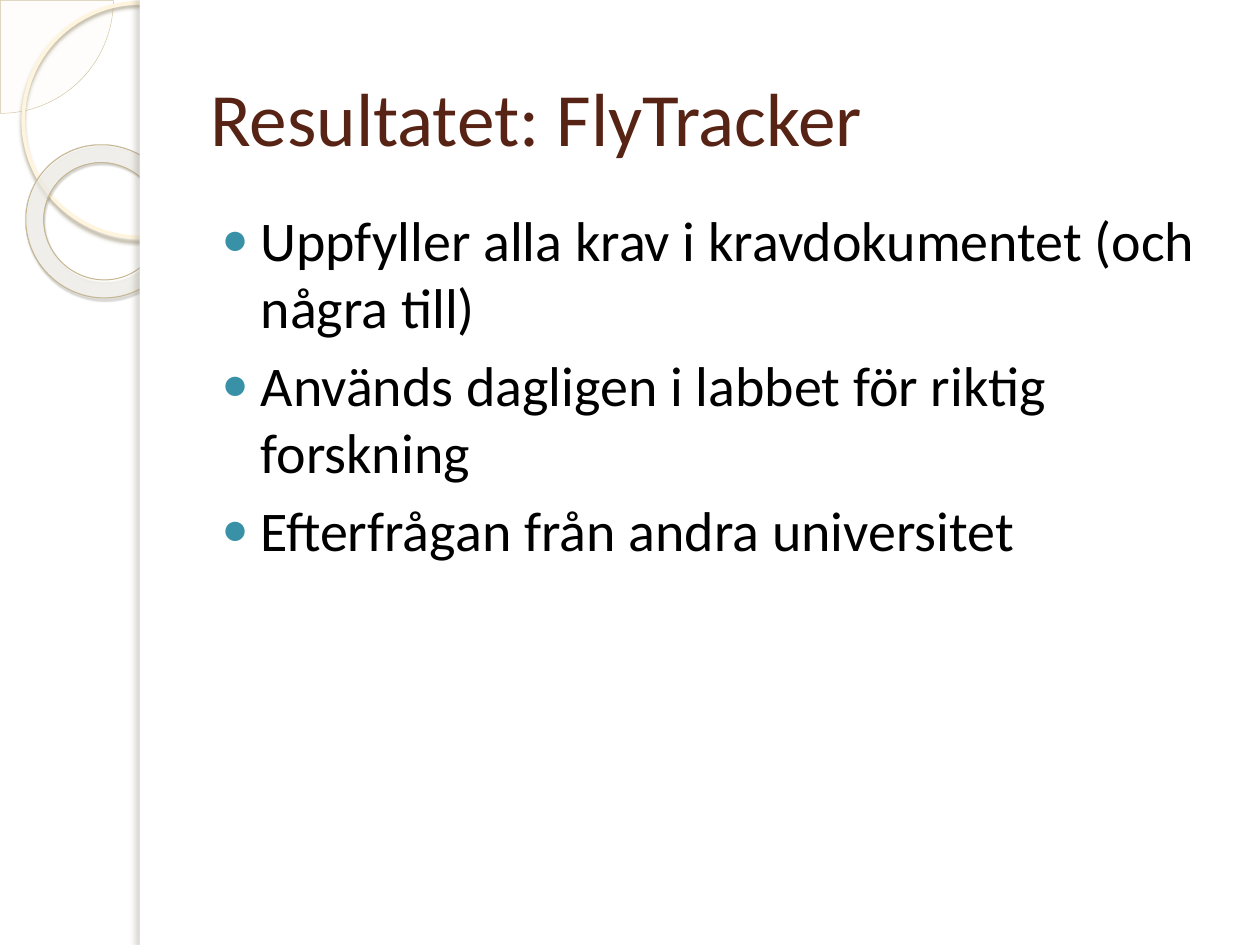
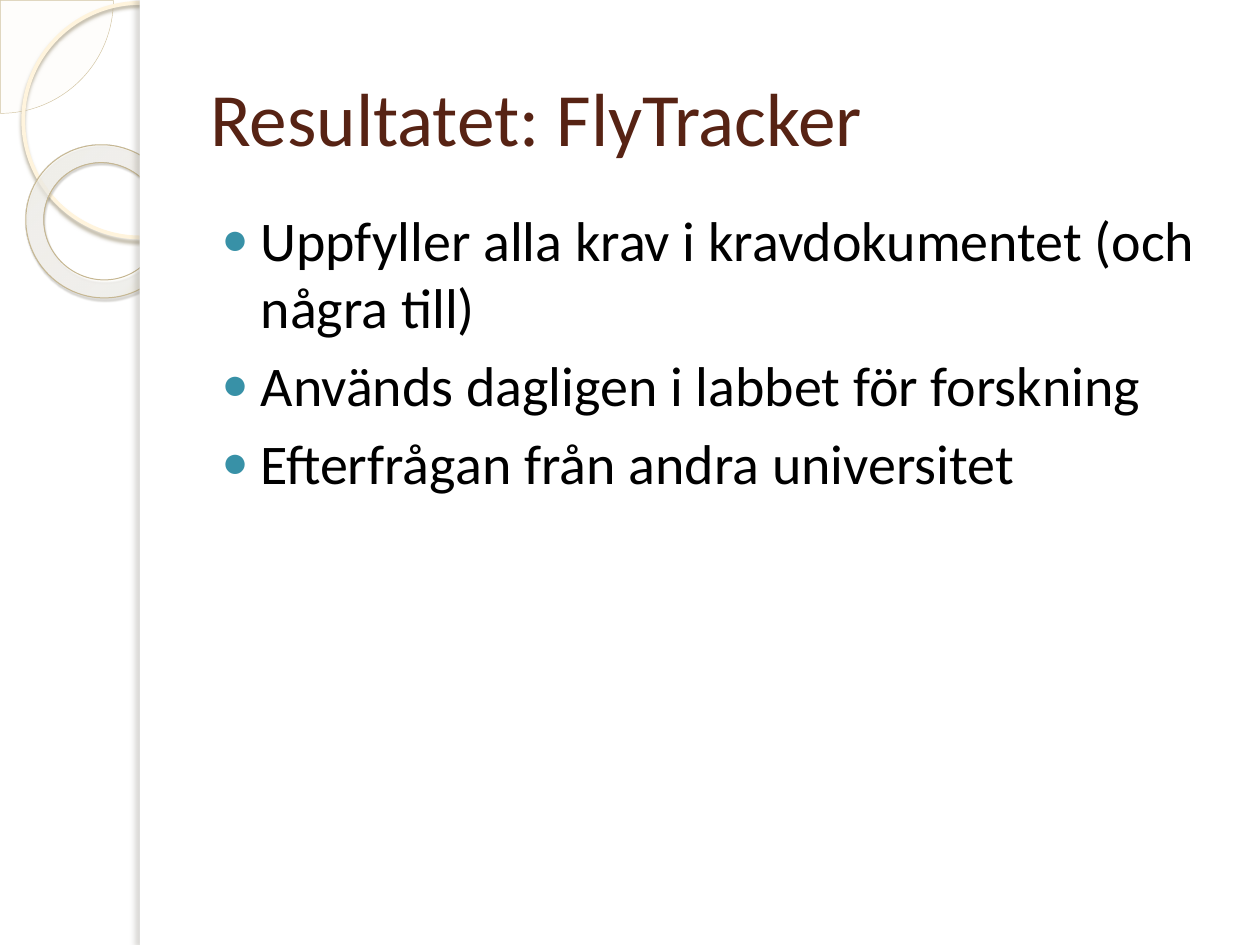
Before and after one commit to jakelamotta/master_thesis, a slide deck: slide 13 of presentations/presentation_swe.pptx. Drawn at 1260x945 pixels with LibreOffice and Linux fonts; fonts in the diff are those of the drawing; background and template pictures are left out. Boxes give left, top, right and bottom in pixels: in the first picture for what was removed or moved away, otherwise in the second. Text is boxed around its words. In the diff, an @@ line names an element or a change of style, - is before the commit and + after.

```diff
--- a/presentations/presentation_swe.pptx
+++ b/presentations/presentation_swe.pptx
@@ text at bbox=[261, 367, 1140, 416]: text changed @@
-● Används dagligen i labbet för riktig forskning
+● Används dagligen i labbet för forskning
```
Also in this commit, not shown: 5 other slides changed.
